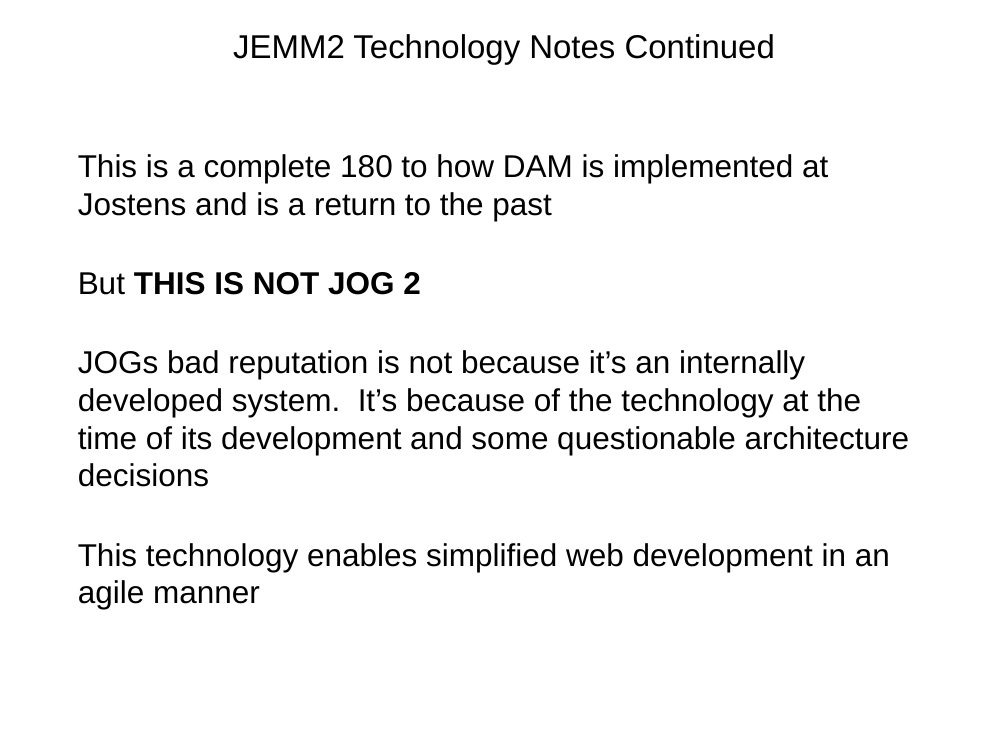
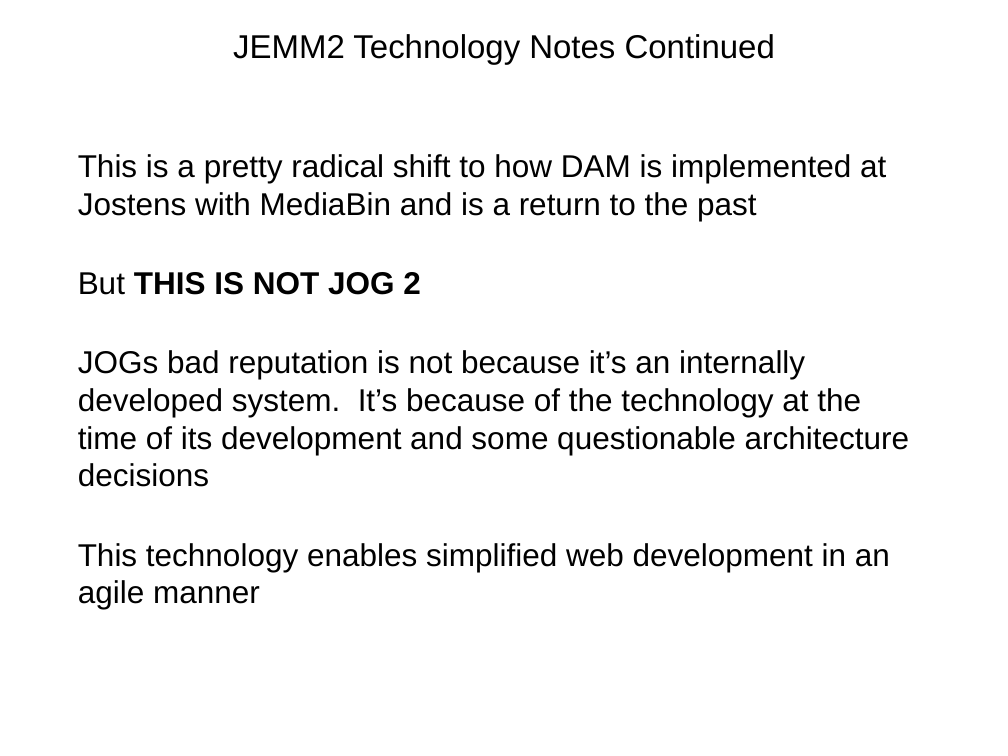
Before and after one commit to wshromoff/SOL, a slide deck: slide 14 of Files/Metadata_Groupings/Tables.pptx. Drawn at 1008x756 pixels with LibreOffice and Linux fonts; fonts in the diff are those of the drawing. Boxes give left, top, right and bottom in pixels: in the first picture for what was removed or moved away, otherwise in the second. Text is boxed around its words. In the diff, an @@ line names an element or a change of style, - is before the commit and + after.

```diff
--- a/Files/Metadata_Groupings/Tables.pptx
+++ b/Files/Metadata_Groupings/Tables.pptx
@@ text at [78, 154, 886, 221]: text changed @@
-This is a complete 180 to how DAM is implemented at Jostens and is a return to the past
+This is a pretty radical shift to how DAM is implemented at Jostens with MediaBin and is a return to the past
```
Also in this commit, not shown: 1 other file.
